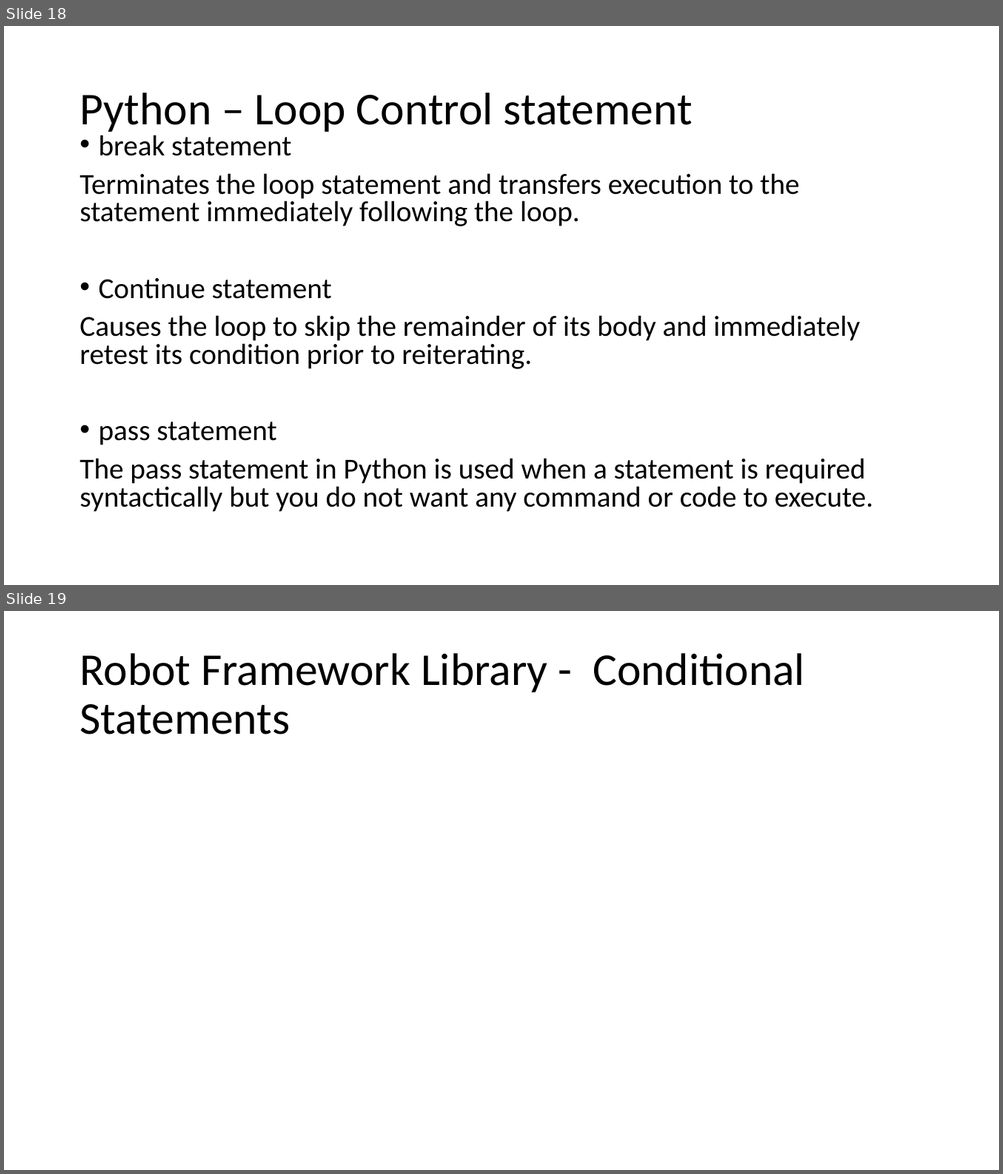
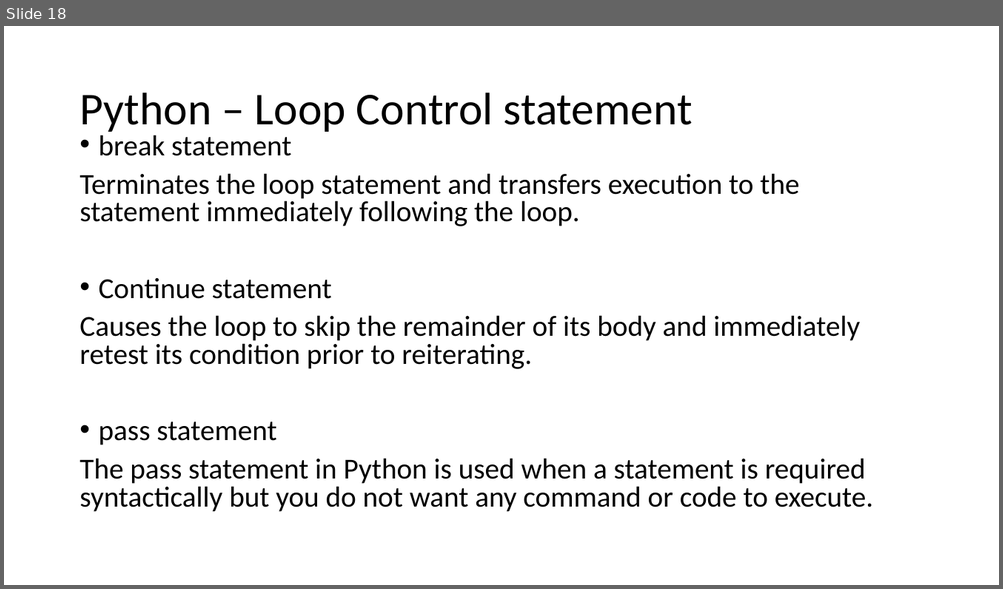
Before and after one commit to bhajojo/PythonTraining, a slide deck: Day_3_Training.pptx. Shown one above the other, each under a label of ours: slides 18 and 19 before the commit, slide 18 after it. The pictures are 1003x1174 and 1003x589 pixels, drawn with LibreOffice and Linux fonts; fonts in the diff are those of the drawing. Boxes give left, top, right and bottom in pixels: in the first picture for what was removed or moved away, otherwise in the second. Text is boxed around its words. In the diff, an @@ line names an element or a change of style, - is before the commit and + after.

```diff
--- a/Day_3_Training.pptx
+++ b/Day_3_Training.pptx
@@ slide 19 removed at bbox=[4, 611, 999, 1170], background #FFFFFF @@
@@ title removed at bbox=[79, 653, 805, 735] @@
-Robot Framework Library - Conditional Statements
```
Also in this commit, not shown: 4 slides added, 1 other slide removed, 10 other files.
